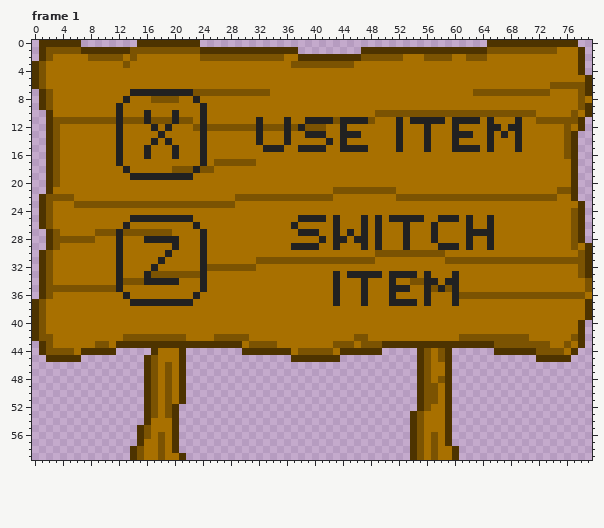
One commit to this pixel-art file: res/sprite/graphic15.aseprite. The picture above was drawn from the file before the commit.
80x60 pixels, 3 frames. Shown: frame 1. The commit also changed other frames, which this record leaves out.
After:
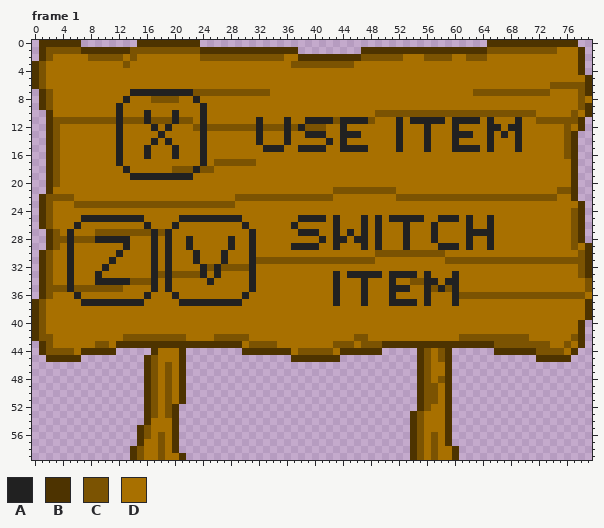
Palette (. is transparent): A #212121  B #4d3300  C #7b5302  D #a87000
The exact change:
Frame 1, layer "Layer 2":
The author changed colour C to colour A in row 27 at x 17 and 19; in row 28 at x 5; in row 32 at x 26 and 31; in row 33 at x 17 and 19; in row 34 at x 13; in row 35 at x 5.
The author changed colour D to colour A in row 25 at x 7 to 13 and 23 to 29; in row 26 at x 6, 16, 20 and 30; in row 27 at x 5 and 31; in row 28 at x 9 to 11, 13, 22, 28 and 31; in row 29 at x 5, 13, 17, 19, 22, 28 and 31; in row 30 at x 5, 17, 23, 27 and 31.
The author changed colour D to colour A in row 31 at x 5, 11, 17, 19, 23, 27 and 31; in row 32 at x 5, 10 and 19; in row 33 at x 5, 9, 26 and 31; in row 34 at x 5, 9 to 11, 25 and 31; in row 35 at x 17, 19 and 31; in row 36 at x 6, 16, 20 and 30.
The author changed colour D to colour A in row 37 at x 7 to 13 and 23 to 29.
The author changed colour A to colour C in row 27 at x 12; in row 34 at x 16; in row 35 at x 12.
The author changed colour A to colour D in row 25 at x 16 to 20; in row 26 at x 13 and 23; in row 27 at x 24; in row 28 at x 16, 18, 20 and 24; in row 29 at x 12, 20 and 24; in row 30 at x 24.
The author changed colour A to colour D in row 31 at x 12, 18 and 24; in row 32 at x 12; in row 33 at x 12 and 16; in row 34 at x 18, 20 and 24; in row 35 at x 24; in row 36 at x 13 and 23.
The author changed colour A to colour D in row 37 at x 16 to 20.
